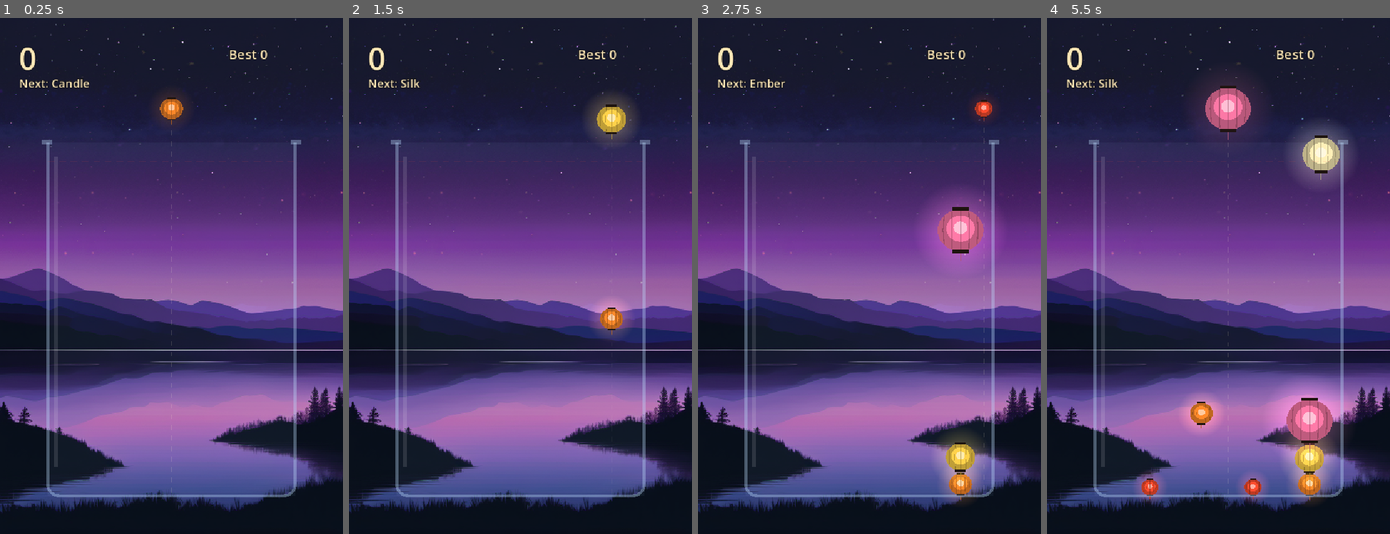
Above: before the commit, frames 1-4 (left to right).
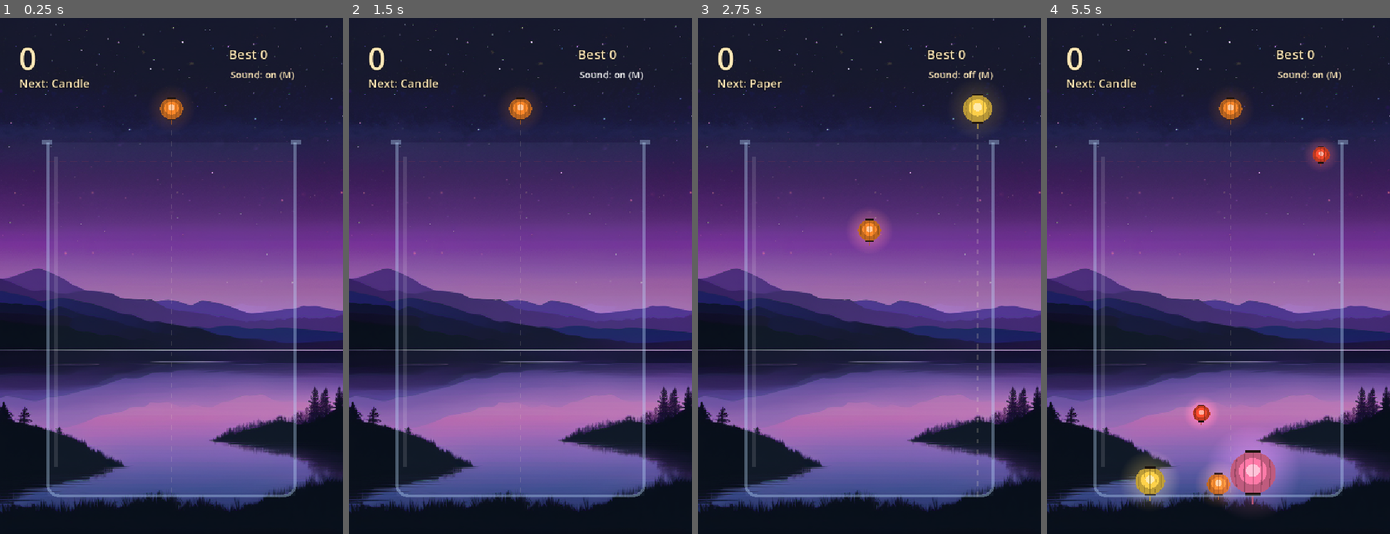
Above: after the commit, the same moments.

Repository: rkaunismaa/LanternDrop
Game: Godot game, scene res://scenes/main.tscn
The game is run twice, just before and just after one commit, with the same random seed, the same clock (stepped at 60 frames per second) and the same inputs.
Inputs (mouse positions are in pixels of both pictures, inside the frame that each line leads up to):
- Up to frame 1 (0.25 s): no input
- Up to frame 2 (1.5 s): click (609, 74) at 0.5 s, where only the run after the commit has a clickable "Sound: on (M)"; click (613, 74) at 1.25 s, where only the run after the commit has a clickable "Sound: off (M)"
- Up to frame 3 (2.75 s): tap Enter (ui_accept) at 2 s; move the mouse to (944, 250) at 2.02 s; hold Right (ui_right) from 2.03 s (still down); hold Enter (ui_accept) from 2.03 s (still down); tap M at 2.1 s; click (944, 250) at 2.17 s
- Up to frame 4 (5.5 s): release Right (ui_right) at 2.75 s; release Enter (ui_accept) at 2.75 s; drag from (1149, 301) to (1201, 379) at 2.77 s; move the mouse to (1252, 162) at 3.52 s; hold Right (ui_right) 3.53-4.25 s; hold Enter (ui_accept) 3.53-4.25 s; tap M at 3.6 s; click (1252, 162) at 3.67 s; drag from (1201, 379) to (1115, 198) at 4.27 s; move the mouse to (1321, 353) at 5.02 s; hold Left (ui_left) from 5.03 s (still down); hold Enter (ui_accept) from 5.03 s (still down); tap Alt at 5.1 s; click (1321, 353) at 5.17 s

The runs differ from the first frame. In frame 1, 0.1% of the frame differs, in the area x 67-86%, y 10-12%; in frame 2, 2.1%; in frame 3, 5.0%; in frame 4, 9.6%, in the area x 15-89%, y 10-96%.

Commit message:
Add sound effects generated in code, with mute (M)
Co-Authored-By: Claude Opus 5.5 <noreply@anthropic.com>

Diff:
--- a/game/scenes/lantern.gd
+++ b/game/scenes/lantern.gd
@@ -6,6 +6,8 @@
 var kind := 1
 var age := 0.0  ## seconds since this lantern appeared (DangerWatch ignores fresh drops)
 var merging := false  ## already promised to a merge this moment
+var last_land := -10.0  ## age at the last landing sound, so one bump isn't heard many times
+var speed_before_step := 0.0  ## touch signals arrive after the collision is resolved, so impact speed is read from here
 
 var _visual: Node2D
 
@@ -46,6 +48,7 @@
 
 func _physics_process(delta: float) -> void:
 	age += delta
+	speed_before_step = linear_velocity.length()
 
 
 ## A quick swell when a merge creates this lantern.
--- a/game/scenes/main.gd
+++ b/game/scenes/main.gd
@@ -13,6 +13,8 @@
 const AIM_GAP := 2.0  ## keep drops this far off the glass, so a lantern never starts pressed into a wall
 
 var best_path := "user://best.cfg"
+var settings_path := "user://settings.cfg"  ## player choices such as mute
+var sfx: Sfx
 var art_dir := "res://art/"  ## generated by tools/comfyui; the drawn sky is used if a painting is missing
 var spawner: Spawner
 var best: BestScore
@@ -25,6 +27,7 @@
 var _merges: Array = []  ## pairs of lanterns that touched this moment
 var _shake := 0.0
 var _rng := RandomNumberGenerator.new()
+var _danger_beat := 0.0  ## seconds until the next warning pulse
 
 var _lanterns: Node2D
 var _dropper: Node2D
@@ -34,6 +37,9 @@
 
 
 func _ready() -> void:
+	sfx = Sfx.new()
+	sfx.settings_path = settings_path
+	add_child(sfx)
 	_build()
 	apply_art()
 	start(randi())
@@ -63,6 +69,7 @@
 	is_over = false
 	_cooldown = 0.0
 	_danger.reset()
+	_danger_beat = 0.0
 	%GameOver.visible = false
 	_refresh_ui()
 
@@ -82,6 +89,7 @@
 		return null
 	aim(x)
 	var l := spawn_lantern(spawner.take(), Vector2(aim_x, DROP_Y))
+	sfx.play("drop", -6.0, _rng.randf_range(0.95, 1.05))
 	_cooldown = COOLDOWN
 	aim(aim_x)  # the next lantern may be bigger
 	_refresh_ui()
@@ -102,14 +110,22 @@
 	var new_best := best.submit(score)
 	%GameOverText.text = "The night is over\n\nScore %d\nBest %d%s" % [score, best.best, "\nNew best!" if new_best else ""]
 	%GameOver.visible = true
+	sfx.play("game_over", -3.0)
 	_refresh_ui()
 
 
 func _on_touch(other: Node, l: Lantern) -> void:
-	if other is Lantern and other.kind == l.kind and not l.merging and not other.merging:
-		l.merging = true
-		other.merging = true
-		_merges.append([l, other])
+	if other is Lantern and other.kind == l.kind:
+		if not l.merging and not other.merging:
+			l.merging = true
+			other.merging = true
+			_merges.append([l, other])
+		return
+	# Landing on the jar or another kind: a soft "tok", louder for harder hits, deeper for bigger lanterns.
+	var speed := l.speed_before_step
+	if speed > 150.0 and l.age - l.last_land > 0.2:
+		l.last_land = l.age
+		sfx.play("land", linear_to_db(clampf(speed / 900.0, 0.15, 1.0)) - 4.0, 1.4 - l.kind * 0.07)
 
 
 func _physics_process(delta: float) -> void:
@@ -124,8 +140,21 @@
 		if l.position.y - LanternKinds.radius(l.kind) < DANGER_Y:
 			above[l.get_instance_id()] = l.age
 	_danger.update(delta, above)
+	_pulse_warning(delta)
 	if _danger.is_lost():
 		end_night()
+
+
+## A soft low pulse that speeds up and gets louder as the jar nears overflowing.
+func _pulse_warning(delta: float) -> void:
+	var level := _danger.level()
+	if level <= 0.0:
+		_danger_beat = 0.0
+		return
+	_danger_beat -= delta
+	if _danger_beat <= 0.0:
+		sfx.play("danger", lerpf(-16.0, -4.0, level))
+		_danger_beat = lerpf(0.5, 0.15, level)
 
 
 func _merge(a: Lantern, b: Lantern) -> void:
@@ -139,12 +168,14 @@
 	score += r.points
 	if r.vanish:
 		_burst(pos, LanternKinds.color(LanternKinds.COUNT), 80)
+		sfx.play("sun")
 	else:
 		var n := spawn_lantern(r.kind, pos)
 		n.linear_velocity = vel
 		n.pop()
 		color = LanternKinds.color(r.kind)
 		_burst(pos, color, 18 + r.kind * 3)
+		sfx.play("merge_%d" % r.kind, -2.0)
 	_float_text(pos, "+%d" % r.points, color)
 	_shake = minf(_shake + 3.0 + r.kind, 16.0)
 	_refresh_ui()
@@ -153,7 +184,9 @@
 # --- input -------------------------------------------------------------------------------------
 
 func _unhandled_input(event: InputEvent) -> void:
-	if event is InputEventMouseMotion:
+	if event is InputEventKey and event.pressed and not event.echo and event.physical_keycode == KEY_M:
+		_toggle_sound()
+	elif event is InputEventMouseMotion:
 		aim(get_global_mouse_position().x)
 	elif event is InputEventMouseButton and event.pressed and event.button_index == MOUSE_BUTTON_LEFT:
 		aim(get_global_mouse_position().x)
@@ -216,7 +249,13 @@
 	t.chain().tween_callback(l.queue_free)
 
 
+func _toggle_sound() -> void:
+	sfx.set_muted(not sfx.muted)
+	_refresh_ui()
+
+
 func _refresh_ui() -> void:
+	%SoundToggle.text = "Sound: %s (M)" % ("off" if sfx.muted else "on")
 	%Score.text = str(score)
 	%Best.text = "Best %d" % (best.best if best != null else 0)
 	if spawner != null:
@@ -284,6 +323,16 @@
 	ui.add_child(_ui_label("Score", Vector2(40, 40), 64))
 	ui.add_child(_ui_label("Best", Vector2(480, 56), 28))
 	ui.add_child(_ui_label("Next", Vector2(40, 120), 24))
+	var sound := Button.new()
+	sound.name = "SoundToggle"
+	sound.unique_name_in_owner = true
+	sound.position = Vector2(480, 100)
+	sound.flat = true
+	sound.focus_mode = Control.FOCUS_NONE  # so Space keeps dropping lanterns
+	sound.add_theme_font_size_override("font_size", 20)
+	sound.add_theme_color_override("font_color", Color("ffe9b8"))
+	sound.pressed.connect(_toggle_sound)
+	ui.add_child(sound)
 
 	var over := PanelContainer.new()
 	over.name = "GameOver"
--- /dev/null
+++ b/game/scenes/sfx.gd
@@ -0,0 +1,57 @@
+class_name Sfx
+extends Node
+## Plays the game's sounds (from SoundBank) through a small pool of players, so they can overlap.
+## Mute is the player's choice and is saved between sessions.
+
+const VOICES := 8
+
+var settings_path := "user://settings.cfg"
+var muted := false
+var history: Array[String] = []  ## recent sounds, newest last (tests read this)
+
+var _bank: Dictionary
+var _players: Array[AudioStreamPlayer] = []
+var _next := 0
+
+
+func _ready() -> void:
+	_bank = SoundBank.build()
+	for i in VOICES:
+		var p := AudioStreamPlayer.new()
+		add_child(p)
+		_players.append(p)
+	var cfg := ConfigFile.new()
+	if cfg.load(settings_path) == OK:
+		muted = bool(cfg.get_value("sound", "muted", false))
+
+
+func play(sound: String, volume_db := 0.0, pitch := 1.0) -> void:
+	if muted or not _bank.has(sound):
+		return
+	var p := _free_player()
+	p.stream = _bank[sound]
+	p.volume_db = volume_db
+	p.pitch_scale = pitch
+	p.play()
+	history.append(sound)
+	if history.size() > 50:
+		history.remove_at(0)
+
+
+func set_muted(on: bool) -> void:
+	muted = on
+	if on:
+		for p in _players:
+			p.stop()
+	var cfg := ConfigFile.new()
+	cfg.load(settings_path)
+	cfg.set_value("sound", "muted", on)
+	cfg.save(settings_path)
+
+
+func _free_player() -> AudioStreamPlayer:
+	for p in _players:
+		if not p.playing:
+			return p
+	_next = (_next + 1) % _players.size()  # all busy: reuse the oldest-ish voice
+	return _players[_next]
--- /dev/null
+++ b/game/scripts/audio/sound_bank.gd
@@ -0,0 +1,114 @@
+class_name SoundBank
+extends RefCounted
+## Every sound in the game, synthesized in code at startup: no audio files, nothing to license,
+## and each sound is tuned by the numbers below.
+
+const RATE := 44100
+const PEAK := 0.8  ## every sound is normalized to this level
+## Merge chimes climb a major pentatonic scale from middle C, two octaves over the 11 kinds.
+const SCALE: PackedInt32Array = [0, 2, 4, 7, 9, 12, 14, 16, 19, 21, 24]
+const MIDDLE_C := 261.63
+
+
+static func merge_freq(kind: int) -> float:
+	return MIDDLE_C * pow(2.0, SCALE[kind - 1] / 12.0)
+
+
+## name -> AudioStreamWAV: drop, land, merge_1..merge_11, sun, danger, game_over.
+static func build() -> Dictionary:
+	var bank := {
+		"drop": _wav(_drop()),
+		"land": _wav(_land()),
+		"sun": _wav(_notes([MIDDLE_C * 2, MIDDLE_C * 2.52, MIDDLE_C * 3, MIDDLE_C * 4], 0.1, 0.9)),
+		"danger": _wav(_danger()),
+		"game_over": _wav(_notes([392.0, 329.63, 261.63], 0.25, 1.2)),
+	}
+	for kind in range(1, LanternKinds.COUNT + 1):
+		bank["merge_%d" % kind] = _wav(_bell(merge_freq(kind), 0.7))
+	return bank
+
+
+## Loudest sample of a sound, 0..1 (for tests).
+static func peak(wav: AudioStreamWAV) -> float:
+	var m := 0
+	for i in range(0, wav.data.size(), 2):
+		m = maxi(m, absi(wav.data.decode_s16(i)))
+	return m / 32768.0
+
+
+## A soft bell: a few inharmonic partials with a quick attack and exponential decay.
+static func _bell(freq: float, seconds: float) -> PackedFloat32Array:
+	var out := PackedFloat32Array()
+	out.resize(int(seconds * RATE))
+	for i in out.size():
+		var t := float(i) / RATE
+		var env := minf(1.0, t / 0.005) * exp(-t * 5.0)
+		out[i] = env * (sin(TAU * freq * t) + 0.4 * sin(TAU * freq * 2.0 * t) * exp(-t * 4.0)
+			+ 0.2 * sin(TAU * freq * 2.76 * t) * exp(-t * 8.0))
+	return out
+
+
+## Bells one after another (arpeggios and the game-over phrase).
+static func _notes(freqs: Array, gap: float, seconds: float) -> PackedFloat32Array:
+	var out := PackedFloat32Array()
+	out.resize(int(seconds * RATE))
+	for n in freqs.size():
+		var start := int(n * gap * RATE)
+		var bell := _bell(freqs[n], seconds - n * gap)
+		for i in bell.size():
+			if start + i < out.size():
+				out[start + i] += bell[i]
+	return out
+
+
+## A soft falling "plip" as a lantern is let go.
+static func _drop() -> PackedFloat32Array:
+	var out := PackedFloat32Array()
+	out.resize(int(0.14 * RATE))
+	var phase := 0.0
+	for i in out.size():
+		var t := float(i) / RATE
+		phase += TAU * lerpf(320.0, 160.0, t / 0.14) / RATE
+		out[i] = minf(1.0, t / 0.004) * exp(-t * 22.0) * sin(phase)
+	return out
+
+
+## A gentle wooden "tok": a low thump plus a little filtered noise.
+static func _land() -> PackedFloat32Array:
+	var out := PackedFloat32Array()
+	out.resize(int(0.09 * RATE))
+	var rng := RandomNumberGenerator.new()
+	rng.seed = 1
+	var noise := 0.0
+	for i in out.size():
+		var t := float(i) / RATE
+		noise = lerpf(noise, rng.randf_range(-1.0, 1.0), 0.15)  # simple low-pass
+		out[i] = exp(-t * 45.0) * (sin(TAU * 140.0 * t) + 0.6 * noise)
+	return out
+
+
+## A soft low pulse for the overflow warning.
+static func _danger() -> PackedFloat32Array:
+	var out := PackedFloat32Array()
+	out.resize(int(0.22 * RATE))
+	for i in out.size():
+		var t := float(i) / RATE
+		out[i] = sin(PI * t / 0.22) * (sin(TAU * 98.0 * t) + 0.3 * sin(TAU * 196.0 * t))
+	return out
+
+
+static func _wav(samples: PackedFloat32Array) -> AudioStreamWAV:
+	var loudest := 0.0
+	for s in samples:
+		loudest = maxf(loudest, absf(s))
+	var gain := PEAK / loudest if loudest > 0.0 else 1.0
+	var data := PackedByteArray()
+	data.resize(samples.size() * 2)
+	for i in samples.size():
+		data.encode_s16(i * 2, int(clampf(samples[i] * gain, -1.0, 1.0) * 32767.0))
+	var wav := AudioStreamWAV.new()
+	wav.format = AudioStreamWAV.FORMAT_16_BITS
+	wav.mix_rate = RATE
+	wav.stereo = false
+	wav.data = data
+	return wav
--- a/game/tests/unit/test_main_scene.gd
+++ b/game/tests/unit/test_main_scene.gd
@@ -8,6 +8,7 @@
 func before_each() -> void:
 	main = MainScene.instantiate()
 	main.best_path = "user://test_best_scene_%d.cfg" % randi()
+	main.settings_path = "user://test_settings_scene_%d.cfg" % randi()
 	add_child_autofree(main)
 	main.start(5)
 
@@ -15,6 +16,7 @@
 func after_each() -> void:
 	Engine.time_scale = 1.0
 	DirAccess.remove_absolute(ProjectSettings.globalize_path(main.best_path))
+	DirAccess.remove_absolute(ProjectSettings.globalize_path(main.settings_path))
 
 
 func test_starts_empty_with_a_preview() -> void:
@@ -130,3 +132,54 @@
 	main.art_dir = "res://no_art/"
 	main.apply_art()
 	assert_false(main.get_node("%Backdrop").visible)
+
+
+
+# --- sound effects ---
+
+func test_drop_plays_a_sound() -> void:
+	main.drop_at(360.0)
+	assert_has(main.sfx.history, "drop")
+
+
+func test_merge_plays_the_chime_for_the_new_kind() -> void:
+	var y: float = main.JAR_FLOOR - 40.0
+	main.spawn_lantern(3, Vector2(330, y))
+	main.spawn_lantern(3, Vector2(330 + 2 * LanternKinds.radius(3) - 2, y))
+	await wait_until(func() -> bool: return main.sfx.history.has("merge_4"), 3.0)
+	assert_has(main.sfx.history, "merge_4")
+
+
+func test_two_suns_play_the_sun_sound() -> void:
+	var r := LanternKinds.radius(11)
+	main.spawn_lantern(11, Vector2(360, main.JAR_FLOOR - r))
+	main.spawn_lantern(11, Vector2(360, main.JAR_FLOOR - 3 * r + 2))
+	await wait_until(func() -> bool: return main.sfx.history.has("sun"), 3.0)
+	assert_has(main.sfx.history, "sun")
+
+
+func test_landing_makes_a_sound() -> void:
+	var l: Lantern = main.spawn_lantern(5, Vector2(360, main.JAR_FLOOR - 300))
+	await wait_until(func() -> bool: return main.sfx.history.has("land"), 3.0)
+	assert_has(main.sfx.history, "land")
+
+
+func test_game_over_and_danger_sounds() -> void:
+	Engine.time_scale = 4.0
+	var l: Lantern = main.spawn_lantern(5, Vector2(360, main.DANGER_Y - 60))
+	l.freeze = true
+	l.age = 5.0
+	await wait_until(func() -> bool: return main.is_over, 3.0)
+	assert_has(main.sfx.history, "danger", "a warning pulse before the end")
+	assert_has(main.sfx.history, "game_over")
+
+
+func test_m_key_toggles_mute() -> void:
+	var press := InputEventKey.new()
+	press.physical_keycode = KEY_M
+	press.pressed = true
+	main._unhandled_input(press)
+	assert_true(main.sfx.muted)
+	assert_string_contains(main.get_node("%SoundToggle").text, "off")
+	main._unhandled_input(press)
+	assert_false(main.sfx.muted)
--- /dev/null
+++ b/game/tests/unit/test_sound.gd
@@ -0,0 +1,61 @@
+extends GutTest
+## Sounds are generated in code (SoundBank) and played through Sfx. Headless runs use Godot's dummy audio driver.
+
+
+func test_bank_has_every_sound() -> void:
+	var bank := SoundBank.build()
+	for name in ["drop", "land", "sun", "danger", "game_over"]:
+		assert_true(bank.has(name), name)
+		assert_true(bank[name] is AudioStreamWAV, name)
+	for kind in range(1, LanternKinds.COUNT + 1):
+		assert_true(bank.has("merge_%d" % kind), "merge_%d" % kind)
+
+
+func test_sounds_are_short_and_not_silent() -> void:
+	var bank := SoundBank.build()
+	for name: String in bank:
+		var wav: AudioStreamWAV = bank[name]
+		assert_eq(wav.format, AudioStreamWAV.FORMAT_16_BITS, name)
+		assert_between(wav.get_length(), 0.03, 1.5, name)
+		assert_gt(SoundBank.peak(wav), 0.2, name + " is audible")
+		assert_lte(SoundBank.peak(wav), 1.0, name + " doesn't clip")
+
+
+func test_merge_chimes_climb_a_scale() -> void:
+	for kind in range(1, LanternKinds.COUNT):
+		assert_gt(SoundBank.merge_freq(kind + 1), SoundBank.merge_freq(kind))
+	assert_almost_eq(SoundBank.merge_freq(1), 261.63, 0.01)  # middle C
+	assert_almost_eq(SoundBank.merge_freq(11), 1046.5, 0.1)  # two octaves up
+
+
+func test_sfx_plays_and_remembers() -> void:
+	var sfx := Sfx.new()
+	sfx.settings_path = "user://test_sfx_%d.cfg" % randi()
+	add_child_autofree(sfx)
+	sfx.play("drop")
+	assert_eq(sfx.history, ["drop"])
+	DirAccess.remove_absolute(ProjectSettings.globalize_path(sfx.settings_path))
+
+
+func test_mute_silences_and_is_saved() -> void:
+	var path := "user://test_sfx_%d.cfg" % randi()
+	var sfx := Sfx.new()
+	sfx.settings_path = path
+	add_child_autofree(sfx)
+	sfx.set_muted(true)
+	sfx.play("drop")
+	assert_eq(sfx.history, [], "nothing plays while muted")
+	var again := Sfx.new()
+	again.settings_path = path
+	add_child_autofree(again)
+	assert_true(again.muted)
+	DirAccess.remove_absolute(ProjectSettings.globalize_path(path))
+
+
+func test_unknown_sound_is_ignored() -> void:
+	var sfx := Sfx.new()
+	sfx.settings_path = "user://test_sfx_%d.cfg" % randi()
+	add_child_autofree(sfx)
+	sfx.play("nope")
+	assert_eq(sfx.history, [])
+	DirAccess.remove_absolute(ProjectSettings.globalize_path(sfx.settings_path))
Not shown, added: game/scenes/sfx.gd.uid
Not shown, added: game/scripts/audio/sound_bank.gd.uid
Not shown, added: game/tests/unit/test_sound.gd.uid
Not shown, changed: README.md
Not shown, changed: docs/ai-log.md
Not shown, changed: docs/design.md
Not shown, changed: docs/session-history.md
